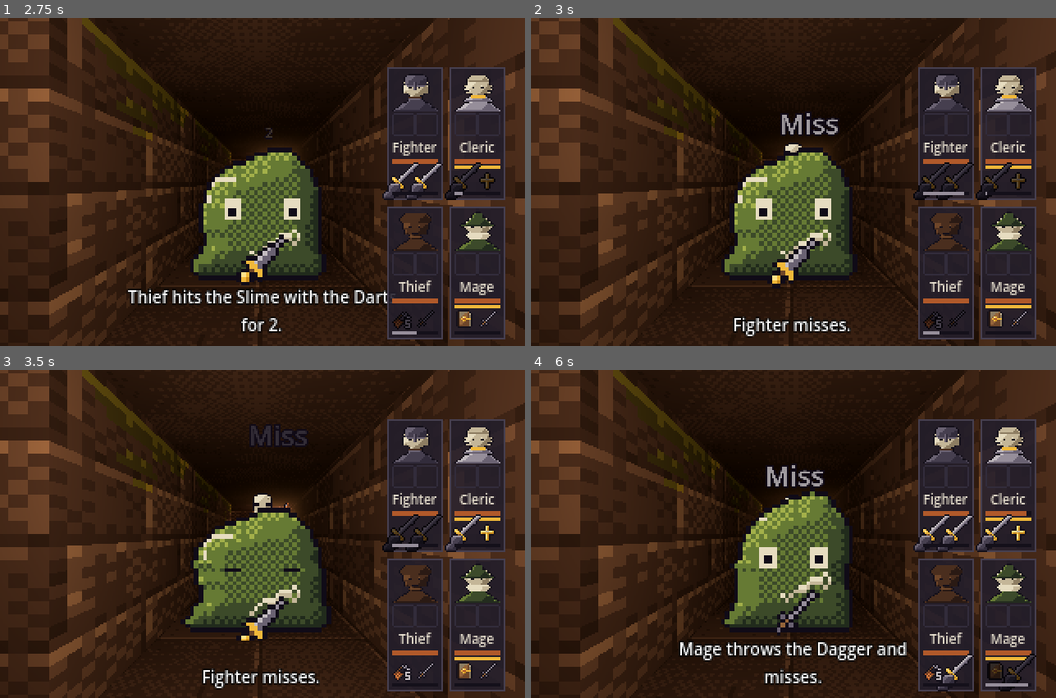
Above: before the commit, frames 1-4 (two rows, left to right).
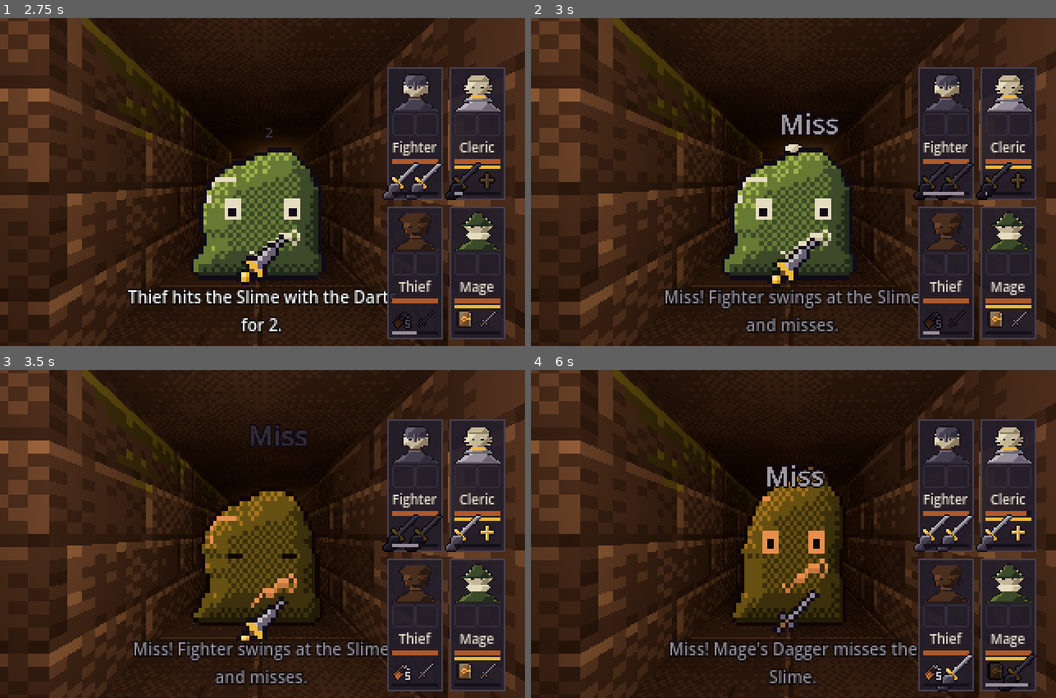
Above: after the commit, the same moments.

Repository: XrNrX/eye-of-bell
Game: Godot game, scene res://scenes/main.tscn
Two runs of this game, one before a commit and one after it. Both use one fixed random seed, a clock stepped at 60 frames per second and the inputs below.
Inputs (mouse positions are in pixels of both pictures, inside the frame that each line leads up to):
- Up to frame 1 (2.75 s): click (404, 182) at 0.52 s; click (462, 182) at 1.27 s; click (404, 319) at 2.02 s
- Up to frame 2 (3 s): click (956, 182) at 2.77 s
- Up to frame 3 (3.5 s): no input
- Up to frame 4 (6 s): click (1019, 534) at 3.52 s; click (956, 671) at 4.27 s; click (993, 671) at 5.02 s; click (1019, 671) at 5.77 s

Frame 1 is identical in both runs. In frame 2, 2.0% of the frame differs, in the area x 25-74%, y 82-98%; in frame 3, 10%, in the area x 25-74%, y 37-98%; in frame 4, 9.6%.

Commit message:
Add combat feel effects, all tunable in data/combat_feel.tres
Hit pause, screen shake, monster telegraph (rear back and flash before the
blow, same timing), styled miss messages and portrait shake. Each has its own
enabled switch; no combat rule changes.

Co-Authored-By: Claude Sonnet 5.5 <noreply@anthropic.com>

Diff:
--- /dev/null
+++ b/data/combat_feel.tres
@@ -0,0 +1,6 @@
+[gd_resource type="Resource" load_steps=2 format=3]
+
+[ext_resource type="Script" path="res://scripts/combat_feel_config.gd" id="1_cfg"]
+
+[resource]
+script = ExtResource("1_cfg")
--- a/scenes/main.tscn
+++ b/scenes/main.tscn
@@ -1,6 +1,7 @@
 [gd_scene load_steps=17 format=3]
 
 [ext_resource type="PackedScene" path="res://scenes/cursor_item.tscn" id="14_cursor"]
+[ext_resource type="Script" path="res://scripts/combat_feel.gd" id="20_feel"]
 [ext_resource type="PackedScene" path="res://scenes/inventory_screen.tscn" id="15_inventory"]
 [ext_resource type="Script" path="res://scripts/party.gd" id="7_party"]
 [ext_resource type="Resource" path="res://data/party/fighter.tres" id="8_fighter"]
@@ -60,6 +61,9 @@
 hero_defs = Array[Resource]([ExtResource("8_fighter"), ExtResource("11_cleric"), ExtResource("12_thief"), ExtResource("13_mage")])
 player_path = NodePath("../Player")
 
+[node name="CombatFeel" type="Node" parent="."]
+script = ExtResource("20_feel")
+
 [node name="PartyHud" parent="." instance=ExtResource("9_party_hud")]
 
 [node name="GameOver" parent="." instance=ExtResource("10_game_over")]
--- /dev/null
+++ b/scripts/combat_feel.gd
@@ -0,0 +1,91 @@
+extends Node
+## Combat feel: the effects that need a global hand -- hit-pause and screen shake.
+## (The monster telegraph lives in monster.gd, the portrait shake in party_hud.gd, the
+## miss message in party.gd/hud.gd; they all read the same config.) Self-contained:
+## delete this node and those two effects just stop.
+##
+## Heard through the group "combat_feel":
+##   monster_hit(damage, killed)   a hero (or spell) damaged a monster
+## and through Party.hero_hit, for blows the party takes.
+
+const FeelConfigScript := preload("res://scripts/combat_feel_config.gd")
+
+var feel_cfg: Resource = FeelConfigScript.get_config()  # data/combat_feel.tres
+var camera: Camera3D
+var shake_left := 0.0
+var shake_total := 0.0
+var shake_strength := 0.0
+var pause_id := 0
+
+
+func _ready() -> void:
+	add_to_group("combat_feel")
+	call_deferred("_find_singletons")  # Siblings may not have run _ready yet.
+
+
+func _find_singletons() -> void:
+	var party := get_tree().get_first_node_in_group("party")
+	if party and not party.hero_hit.is_connected(_on_hero_hit):
+		party.hero_hit.connect(_on_hero_hit)
+	var player := get_tree().get_first_node_in_group("player")
+	if player:
+		camera = player.get_node_or_null("Camera3D")
+
+
+func _exit_tree() -> void:
+	Engine.time_scale = 1.0  # Never leave the game slowed (e.g. a scene reload mid-pause).
+
+
+func monster_hit(damage: int, killed: bool) -> void:
+	if damage >= feel_cfg.hit_pause_monster_damage or (killed and feel_cfg.hit_pause_on_kill):
+		hit_pause()
+
+
+func _on_hero_hit(_slot: int, damage: int) -> void:
+	if damage <= 0:
+		return
+	if damage >= feel_cfg.hit_pause_party_damage:
+		hit_pause()
+	shake(damage)
+
+
+## Freeze the game for a moment. A timer that ignores time scale brings it back; a
+## newer pause supersedes an older one instead of stacking.
+func hit_pause() -> void:
+	if not feel_cfg.hit_pause_enabled or get_tree().paused:
+		return
+	pause_id += 1
+	var id := pause_id
+	Engine.time_scale = feel_cfg.hit_pause_time_scale
+	# process_always, not in physics, ignore_time_scale.
+	await get_tree().create_timer(feel_cfg.hit_pause_seconds, true, false, true).timeout
+	if id == pause_id:
+		Engine.time_scale = 1.0
+
+
+## Shake the 3D view for a hit of this size.
+func shake(damage: int) -> void:
+	if not feel_cfg.screen_shake_enabled or damage < feel_cfg.screen_shake_min_damage:
+		return
+	var full := maxf(1.0, float(feel_cfg.screen_shake_full_damage))
+	var fresh: float = feel_cfg.screen_shake_strength * clampf(damage / full, 0.3, 1.0)
+	var running := shake_strength * (shake_left / maxf(shake_total, 0.001))  # What's left of a shake in progress.
+	shake_strength = maxf(running, fresh)
+	shake_total = feel_cfg.screen_shake_seconds
+	shake_left = shake_total
+
+
+func _process(delta: float) -> void:
+	if camera == null:
+		return
+	if shake_left <= 0.0:
+		if camera.h_offset != 0.0 or camera.v_offset != 0.0:
+			camera.h_offset = 0.0
+			camera.v_offset = 0.0
+		return
+	# Real time, so a hit-pause doesn't stretch the shake out.
+	shake_left = maxf(0.0, shake_left - delta / maxf(Engine.time_scale, 0.001))
+	var falloff := shake_left / maxf(shake_total, 0.001)  # Strong at first, then settling.
+	var s := shake_strength * falloff
+	camera.h_offset = randf_range(-1.0, 1.0) * s
+	camera.v_offset = randf_range(-1.0, 1.0) * s * 0.7
--- /dev/null
+++ b/scripts/combat_feel_config.gd
@@ -0,0 +1,59 @@
+extends Resource
+## Every tunable for the combat "feel" effects, in one place: data/combat_feel.tres
+## (open it in the Godot inspector, or edit the file). Each effect has an `enabled`
+## switch and its own numbers. None of them change a combat rule: damage, hit chances
+## and cooldown timings are untouched; these only add feedback around the same events.
+##
+## Scripts read it with `var feel_cfg: Resource = FeelConfigScript.get_config()` (where
+## FeelConfigScript is a preload of this file). It is a plain load(), the same shared
+## instance everywhere, so changing a field at runtime (a test, the remote inspector)
+## takes effect at once. Don't `preload` the .tres into a const: Godot makes a
+## preloaded constant resource read-only, and that would silently block those edits.
+
+const PATH := "res://data/combat_feel.tres"
+
+
+static func get_config() -> Resource:
+	return load(PATH)
+
+
+@export_group("Hit pause")
+## A heavy blow freezes the game for a split second (Engine.time_scale, restored by a
+## timer that ignores the slowdown).
+@export var hit_pause_enabled := true
+@export var hit_pause_monster_damage := 6   # A hero's hit on a monster this big or bigger...
+@export var hit_pause_on_kill := true       # ...or any killing blow (this switch controls that part).
+@export var hit_pause_party_damage := 5     # A monster's hit on the party this big or bigger.
+@export var hit_pause_seconds := 0.07       # Real time the pause lasts.
+@export var hit_pause_time_scale := 0.05    # Game speed during it (0 would stop timers dead).
+
+@export_group("Screen shake")
+## The 3D view shakes when the party takes a big hit. Strength grows with the damage.
+@export var screen_shake_enabled := true
+@export var screen_shake_min_damage := 4     # Smaller hits don't shake.
+@export var screen_shake_full_damage := 8    # This much damage (or more) shakes at full strength.
+@export var screen_shake_strength := 0.05    # Camera offset at full strength (world units).
+@export var screen_shake_seconds := 0.3
+
+@export_group("Monster telegraph")
+## A monster rears back and flashes just before each attack. The attack still lands at
+## exactly the same moment; the warning fills the last stretch of its cooldown.
+@export var telegraph_enabled := true
+@export var telegraph_seconds := 0.45        # How long before the blow it starts.
+@export var telegraph_rear_back := 0.18      # How far it leans away and stretches (fraction of its height).
+@export var telegraph_flash_colour := Color(1.0, 0.62, 0.35)  # Close to palette rust_300.
+@export var telegraph_flashes := 3
+@export var telegraph_lunge := true          # Snap forward as the blow lands.
+
+@export_group("Miss messages")
+## Misses (by heroes, monsters and thrown weapons) get their own look on the message line.
+@export var miss_message_enabled := true
+@export var miss_prefix := "Miss! "
+@export var miss_colour := Color(0.588, 0.557, 0.604)  # Palette stone_300: muted, a whiff.
+
+@export_group("Portrait shake")
+## The portrait of the hero who was hit shakes sideways.
+@export var portrait_shake_enabled := true
+@export var portrait_shake_min_damage := 1
+@export var portrait_shake_pixels := 2.0     # Amplitude at the smallest hit; grows a little with damage.
+@export var portrait_shake_seconds := 0.3
--- a/scripts/hud.gd
+++ b/scripts/hud.gd
@@ -1,11 +1,15 @@
 extends CanvasLayer
-## Minimal HUD: a short-lived message at the bottom. Other scripts call
+## Minimal HUD: a short-lived message at the bottom (a "miss" message is tinted and
+## prefixed: see data/combat_feel.tres). Other scripts call
 ## show_message() through the "hud" group, so this scene can be removed without
 ## breaking anything.
+
+const FeelConfigScript := preload("res://scripts/combat_feel_config.gd")
 
 const MESSAGE_TIME := 2.0  # Seconds a message stays fully visible.
 const FADE_TIME := 0.5
 
+var feel_cfg: Resource = FeelConfigScript.get_config()  # data/combat_feel.tres
 @onready var message: Label = %Message
 
 var tween: Tween
@@ -18,7 +22,13 @@
 
 ## Show a message, which fades out after a couple of seconds. With hold = true it
 ## stays until clear_message() instead (used for hover text, see quick_slot.gd).
-func show_message(text: String, hold := false) -> void:
+## tone "miss" gives it the miss style (prefix and colour) if that effect is enabled.
+func show_message(text: String, hold := false, tone := "") -> void:
+	if tone == "miss" and feel_cfg.miss_message_enabled:
+		text = feel_cfg.miss_prefix + text
+		message.add_theme_color_override("font_color", feel_cfg.miss_colour)
+	else:
+		message.remove_theme_color_override("font_color")
 	message.text = text
 	message.modulate.a = 1.0
 	if tween:
--- a/scripts/monster.gd
+++ b/scripts/monster.gd
@@ -7,6 +7,7 @@
 
 const DungeonMap := preload("res://scripts/dungeon_map.gd")
 const FloatingText := preload("res://scripts/floating_text.gd")
+const FeelConfigScript := preload("res://scripts/combat_feel_config.gd")
 
 const AI_TICK := 0.8      # Seconds between actions at speed 1.0.
 const STEP_TIME := 0.3    # Seconds a step takes to animate.
@@ -19,6 +20,7 @@
 	Vector2i(0, -1), Vector2i(-1, 0), Vector2i(0, 1), Vector2i(1, 0),
 ]
 
+var feel_cfg: Resource = FeelConfigScript.get_config()  # data/combat_feel.tres
 var def: Resource  # The MonsterDef.
 var cell: Vector2i
 var hp: int
@@ -29,6 +31,9 @@
 var _one_shot := PackedInt32Array()  # Frames of an attack/hurt animation playing now.
 var _one_shot_time := 0.0
 var _one_shot_fps := 10.0
+var _telegraphing := false
+var _feel_tween: Tween  # The rear-back / lunge on the sprite (see _telegraph).
+var _flash_tween: Tween  # The colour flash that goes with it.
 
 
 ## Call before adding to the tree.
@@ -71,9 +76,14 @@
 		return
 	if _next_to_player():
 		attack_cooldown -= delta
+		# Warn the player a moment before the blow lands (it still lands on schedule).
+		if not _telegraphing and attack_cooldown > 0.0 and attack_cooldown <= feel_cfg.telegraph_seconds:
+			_telegraph()
 		if attack_cooldown <= 0.0:
 			_attack()
 	else:
+		if _telegraphing:
+			_end_feel()  # The party moved away: stand down.
 		# Arriving next to the party: a short wind-up before the first blow.
 		attack_cooldown = maxf(attack_cooldown, def.attack_interval * WIND_UP)
 
@@ -112,11 +122,79 @@
 
 func _attack() -> void:
 	attack_cooldown = def.attack_interval
+	var was_telegraphing := _telegraphing
+	_end_feel()
+	if was_telegraphing and feel_cfg.telegraph_lunge:
+		_lunge()
 	if not def.attack_frames.is_empty():
 		_play(def.attack_frames, 8.0)
 	get_tree().call_group("party", "take_hit_from", self)
 
 
+## Where the sprite sits at rest (local to the monster) and the way it faces away from
+## the party, for rearing back.
+func _rest_position() -> Vector3:
+	return Vector3(0.0, _sprite_height() / 2.0, 0.0)
+
+
+func _away_from_party() -> Vector3:
+	var d := cell - DungeonMap.player_cell
+	return Vector3(d.x, 0.0, d.y)
+
+
+## The wind-up: lean away from the party, stretch taller and flash, for the last
+## telegraph_seconds before the blow. Purely visual.
+func _telegraph() -> void:
+	if not feel_cfg.telegraph_enabled:
+		return
+	_telegraphing = true
+	_kill_feel_tween()
+	var rear: float = feel_cfg.telegraph_rear_back
+	var h := _sprite_height()
+	var time := maxf(attack_cooldown, 0.05)
+	_feel_tween = create_tween().set_parallel()
+	_feel_tween.tween_property(sprite, "scale", Vector3(1.0 - rear * 0.4, 1.0 + rear, 1.0), time * 0.6).set_ease(Tween.EASE_OUT)
+	_feel_tween.tween_property(sprite, "position",
+			_rest_position() + _away_from_party() * rear * 0.5 + Vector3(0.0, h * rear * 0.5, 0.0), time * 0.6).set_ease(Tween.EASE_OUT)
+	# Flash: pulses between the tint and normal.
+	var flashes := maxi(1, feel_cfg.telegraph_flashes)
+	var flash := create_tween()
+	for i in flashes:
+		flash.tween_property(sprite, "modulate", feel_cfg.telegraph_flash_colour, time / (flashes * 2.0))
+		flash.tween_property(sprite, "modulate", Color.WHITE, time / (flashes * 2.0))
+	flash.tween_callback(func(): sprite.modulate = Color.WHITE)
+	_flash_tween = flash
+
+
+## The blow lands: snap towards the party, then settle.
+func _lunge() -> void:
+	_kill_feel_tween()
+	var toward := -_away_from_party() * 0.12
+	sprite.scale = Vector3(1.1, 0.92, 1.0)
+	sprite.position = _rest_position() + toward
+	_feel_tween = create_tween().set_parallel()
+	_feel_tween.tween_property(sprite, "scale", Vector3.ONE, 0.18).set_ease(Tween.EASE_OUT)
+	_feel_tween.tween_property(sprite, "position", _rest_position(), 0.18).set_ease(Tween.EASE_OUT)
+
+
+## Stop the telegraph and put the sprite back to normal.
+func _end_feel() -> void:
+	_telegraphing = false
+	_kill_feel_tween()
+	sprite.scale = Vector3.ONE
+	sprite.position = _rest_position()
+	sprite.modulate = Color.WHITE
+
+
+func _kill_feel_tween() -> void:
+	if _feel_tween:
+		_feel_tween.kill()
+		_feel_tween = null
+	if _flash_tween:
+		_flash_tween.kill()
+		_flash_tween = null
+
+
 ## Called by the party with a CombatRules result: show the number, flash, maybe die.
 func take_hit(result: Dictionary) -> void:
 	if dying:
@@ -126,6 +204,7 @@
 		return
 	hp -= result.damage
 	_float_text(str(result.damage), DAMAGE_COLOUR)
+	get_tree().call_group("combat_feel", "monster_hit", result.damage, hp <= 0)
 	if def.hurt_frames.size() >= 2:  # Flash: alternate the white frame with the hurt frame.
 		var hurt: int = def.hurt_frames[0]
 		var flash: int = def.hurt_frames[1]
@@ -137,6 +216,7 @@
 ## Free the tile at once (so the player can walk in), then sink into the floor.
 func _die() -> void:
 	dying = true
+	_end_feel()  # Back to normal first: the sink below tweens the sprite's scale and height.
 	_release_tiles()
 	get_tree().call_group("dungeon", "refresh")
 	var tween := create_tween()
--- a/scripts/party.gd
+++ b/scripts/party.gd
@@ -268,7 +268,7 @@
 	var result := CombatRules.resolve_attack(s, target.def)
 	target.take_hit(result)
 	if not result.hit:
-		_say("%s throws the %s and misses." % [m.def.display_name, def.display_name])
+		_say("%s's %s misses the %s." % [m.def.display_name, def.display_name, target.def.display_name], "miss")
 	elif target.hp <= 0:
 		_say("%s kills the %s with the %s!" % [m.def.display_name, target.def.display_name, def.display_name])
 	else:
@@ -533,7 +533,7 @@
 	var result := CombatRules.resolve_attack(effective_stats(m, hand), target.def)
 	target.take_hit(result)
 	if not result.hit:
-		_say("%s misses." % m.def.display_name)
+		_say("%s swings at the %s and misses." % [m.def.display_name, target.def.display_name], "miss")
 	elif target.hp <= 0:
 		_say("%s kills the %s!" % [m.def.display_name, target.def.display_name])
 	else:
@@ -556,7 +556,7 @@
 		hp_changed.emit(m.slot)
 		_say("The %s hits %s for %d." % [monster.def.display_name, m.def.display_name, result.damage])
 	else:
-		_say("The %s misses %s." % [monster.def.display_name, m.def.display_name])
+		_say("The %s misses %s." % [monster.def.display_name, m.def.display_name], "miss")
 	hero_hit.emit(m.slot, result.damage)
 	if is_wiped():
 		wiped.emit()
@@ -578,5 +578,6 @@
 	return reachable if not reachable.is_empty() else living
 
 
-func _say(text: String) -> void:
-	get_tree().call_group("hud", "show_message", text)
+## Show a message on the HUD. tone "miss" styles it as a miss (see hud.gd).
+func _say(text: String, tone := "") -> void:
+	get_tree().call_group("hud", "show_message", text, false, tone)
--- a/scripts/party_hud.gd
+++ b/scripts/party_hud.gd
@@ -14,6 +14,7 @@
 const QuickSlot := preload("res://scripts/quick_slot.gd")
 const SpellMenu := preload("res://scripts/spell_menu.gd")
 const SpellDef := preload("res://scripts/spell_def.gd")
+const FeelConfigScript := preload("res://scripts/combat_feel_config.gd")
 const StackCount := preload("res://scripts/stack_count.gd")
 
 const PORTRAIT_SIZE := Vector2(24, 24)
@@ -33,6 +34,7 @@
 const BUFF_EDGE := MANA_FILL                         # Outline on a buffed hero's portrait.
 const HURT_FLASH_TIME := 0.3  # How long the portrait shows its red-tinted variant.
 
+var feel_cfg: Resource = FeelConfigScript.get_config()  # data/combat_feel.tres
 @onready var flash: ColorRect = %Flash
 @onready var panels_grid: GridContainer = %Panels
 
@@ -226,6 +228,7 @@
 	t.chain().tween_callback(label.queue_free)
 
 	if damage > 0:
+		_shake_portrait(p.portrait, damage)
 		flash.color.a = 0.35
 		create_tween().tween_property(flash, "color:a", 0.0, 0.35)
 		if m.is_alive():  # Still alive: flash the hurt portrait, then revert. Dead
@@ -234,6 +237,25 @@
 			timer.timeout.connect(func():
 				if m.is_alive():
 					p.portrait.texture_normal = m.def.portrait)
+
+
+## The portrait of a hero who was hit jolts sideways and settles (a bigger hit shakes
+## a little harder). Pure feedback; see data/combat_feel.tres.
+func _shake_portrait(portrait: Control, damage: int) -> void:
+	if not feel_cfg.portrait_shake_enabled or damage < feel_cfg.portrait_shake_min_damage:
+		return
+	var amp: float = feel_cfg.portrait_shake_pixels * (1.0 + minf(damage, 8) / 8.0)
+	var t: float = feel_cfg.portrait_shake_seconds
+	if portrait.has_meta("shake_tween"):
+		portrait.get_meta("shake_tween").kill()
+	var tween := create_tween()
+	portrait.set_meta("shake_tween", tween)
+	var steps := 6
+	for i in steps:
+		var fall := 1.0 - float(i) / steps
+		var dir := 1.0 if i % 2 == 0 else -1.0
+		tween.tween_property(portrait, "position:x", dir * amp * fall, t / (steps + 1))
+	tween.tween_property(portrait, "position:x", 0.0, t / (steps + 1))
 
 
 func _make_panel(m) -> Dictionary:
@@ -262,7 +284,14 @@
 	portrait.focus_mode = Control.FOCUS_NONE
 	portrait.tooltip_text = "Inventory"
 	portrait.pressed.connect(_on_portrait.bind(m.slot))
-	col.add_child(portrait)
+	# In a plain Control frame, not straight in the column: a container keeps resetting
+	# its children's positions, which would undo the portrait's hit shake.
+	var frame := Control.new()
+	frame.custom_minimum_size = PORTRAIT_SIZE
+	frame.mouse_filter = Control.MOUSE_FILTER_IGNORE
+	col.add_child(frame)
+	frame.add_child(portrait)
+	portrait.set_anchors_and_offsets_preset(Control.PRESET_FULL_RECT)
 
 	# A gold outline over the portrait while a buff (Shield, Bless) is active.
 	var buff_ring := Panel.new()
Not shown, added: scripts/combat_feel.gd.uid
Not shown, added: scripts/combat_feel_config.gd.uid
Not shown, changed: CLAUDE.md
